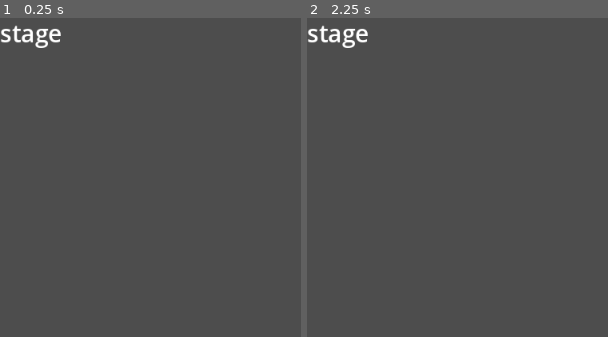
Above: before the commit, frames 1-2 (left to right).
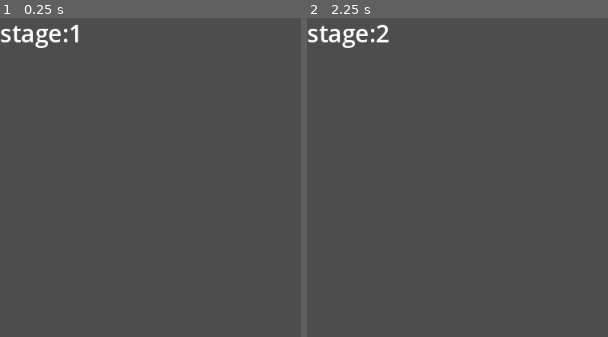
Above: after the commit, the same moments.

Repository: satoIZ/L012
Game: Godot game, scene res://enemy1/enemyA1.tscn
Same seed, same stepped clock (60 frames per second), same inputs: the game is played once before the commit and once after it.
Inputs (mouse positions are % of the whole screen's width and height, from its top left):
- Up to frame 1 (0.25 s): no input
- Up to frame 2 (2.25 s): tap Enter at 0.5, 2 s; move the mouse to (13, 12) at 0.52 s; click (13, 12) at 0.67 s; tap Space at 1.25 s; move the mouse to (47, 12) at 1.27 s; click (47, 12) at 1.42 s; move the mouse to (80, 12) at 2.02 s; click (80, 12) at 2.17 s
The pictures show only the part of the screen within x 0-50%, y 0-50%; the shares and areas given below are measured in that part.

The runs differ from the first frame. In frame 1, 0.1% of the frame differs, in the area x 21-27%, y 2-8%; in frame 2, 0.2%, in the area x 21-28%, y 2-8%.

Commit message:
Update enemyA1.gd

Diff:
--- a/enemy1/enemyA1.gd
+++ b/enemy1/enemyA1.gd
@@ -20,10 +20,12 @@
 
 	var addUI = UI.instantiate()
 	add_child(addUI)
-	print(addUI)
-	$HUD/VBox/Label.text = "stage"
+	#print(addUI)
+	$HUD/VBox/Label.text = "stage:1"
 
 var Items = ["ItemA","ItemB","ItemC"]
+
+var stageCnt:int = 1
 
 func _process(delta):
 
@@ -41,7 +43,7 @@
 		pass
 	#----------------------
 
-	#----エネミーが0になった場合にスポーンする
+	#----エネミーが0になった場合にエネミーをスポーンする
 	if cnt == 0:
 	#if Common.emCount == 0:
 		for i in range(3):
@@ -73,6 +75,10 @@
 
 		ItemFlag = false
 
+		#ステージ番号を進める
+		stageCnt += 1
+		$HUD/VBox/Label.text = "stage:" + str(stageCnt)
+
 	#-----ツリーのノード名を検索
 	for child in get_children():
 		#print(child.name)
